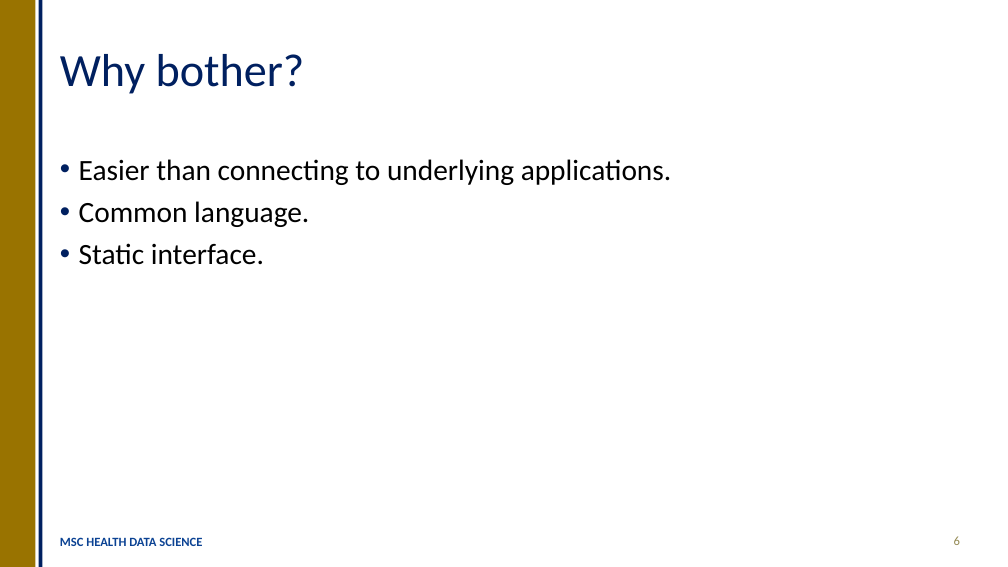
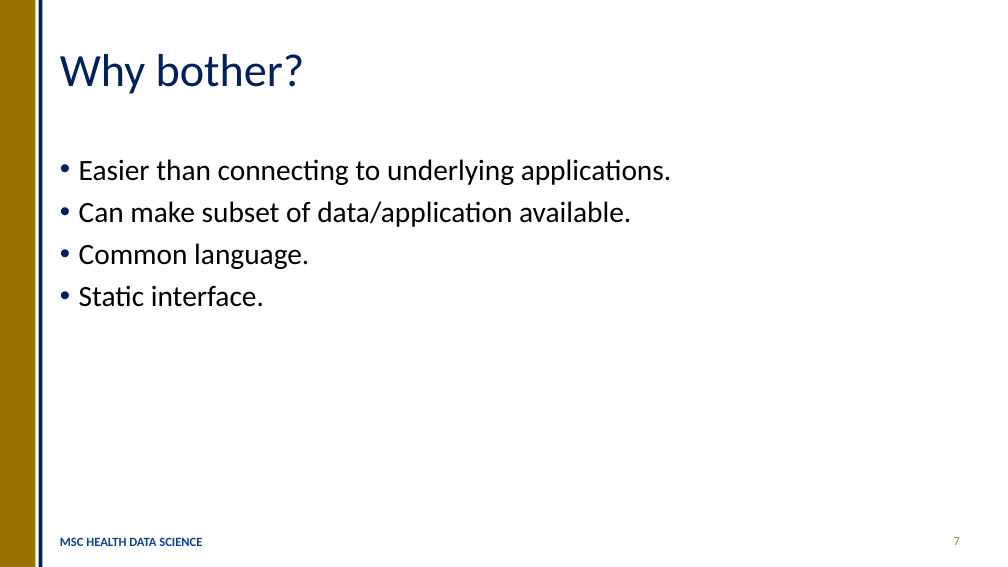
Before and after one commit to OllyButters/HDS-plumber, a slide deck: slide 7 of api_plumber_slides.pptx (slide 6 before the commit). Drawn at 1008x567 pixels with LibreOffice and Linux fonts; fonts in the diff are those of the drawing. Boxes give left, top, right and bottom in pixels: in the first picture for what was removed or moved away, otherwise in the second. Text is boxed around its words. In the diff, an @@ line names an element or a change of style, - is before the commit and + after.

```diff
--- a/api_plumber_slides.pptx
+++ b/api_plumber_slides.pptx
@@ text at bbox=[79, 201, 631, 227]: paragraph added @@
+• Can make subset of data/application available.
@@ page number at bbox=[954, 537, 960, 545]: text changed @@
-6
+7
```
Also in this commit, not shown: 8 other slides changed, 7 slides added, 4 other files.
